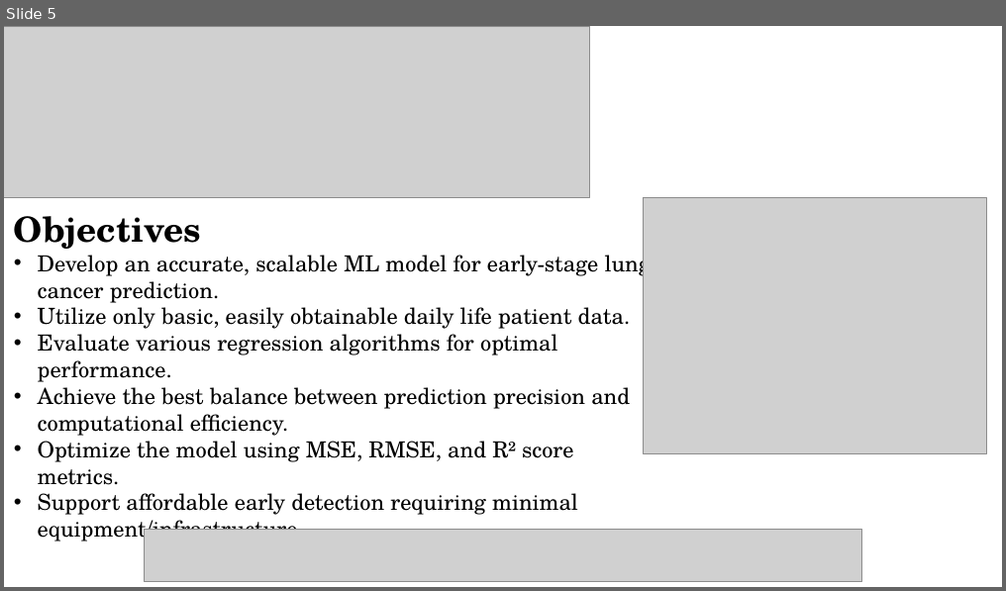
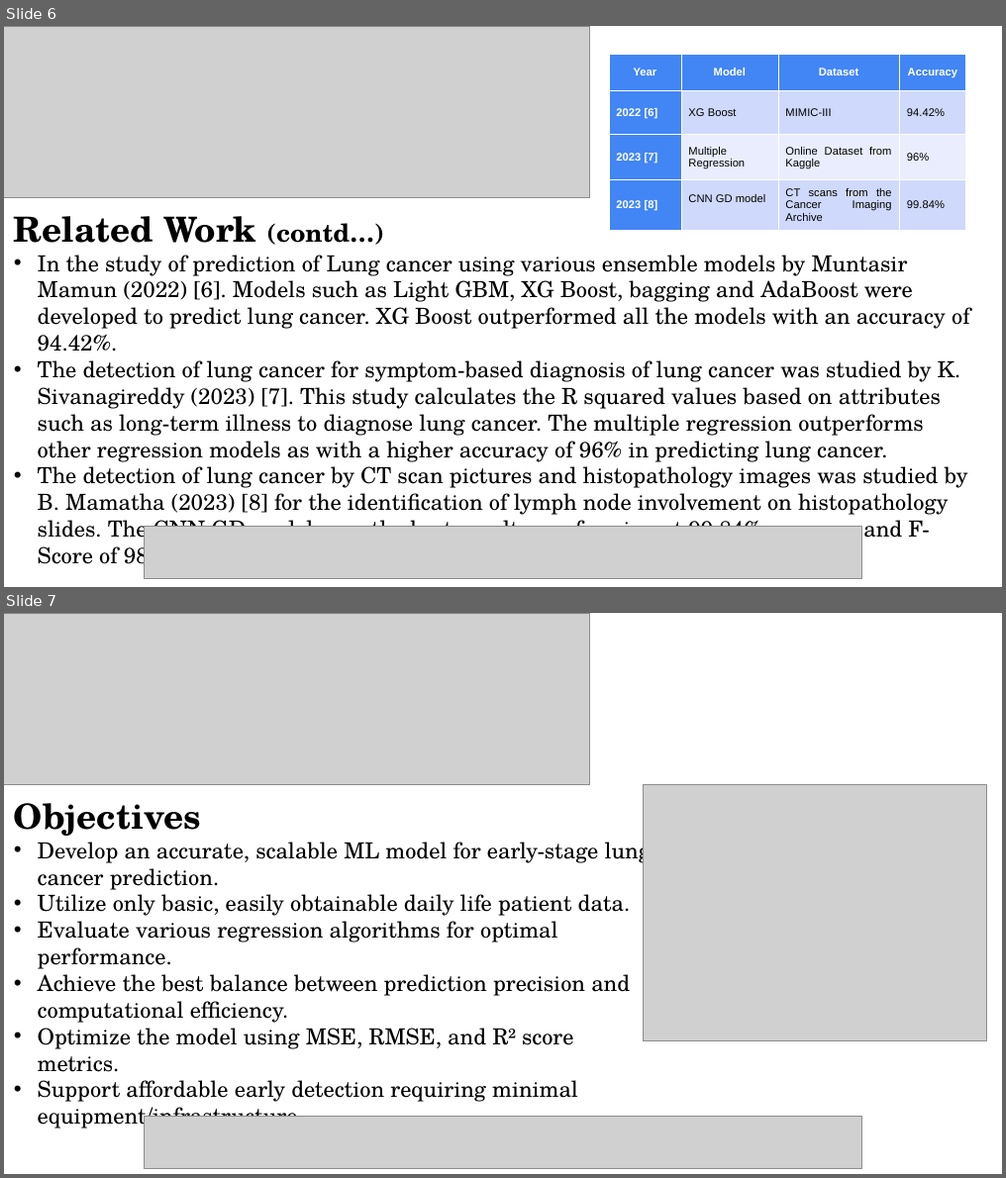
Before and after one commit to aadipoddar/Lung-Cancer-ML, a slide deck: Paper Presentation Template_NMITCON2025[1].ppt. Shown one above the other, each under a label of ours: slide 5 before the commit, slides 6 and 7 after it. The pictures are 1006x591 and 1006x1178 pixels, drawn with LibreOffice and Linux fonts; fonts in the diff are those of the drawing; grey boxes stand for pictures. Boxes give left, top, right and bottom in pixels: in the first picture for what was removed or moved away, otherwise in the second. Text is boxed around its words. In the diff, an @@ line names an element or a change of style, - is before the commit and + after.

```diff
--- a/Paper Presentation Template_NMITCON2025[1].ppt
+++ b/Paper Presentation Template_NMITCON2025[1].ppt
@@ slide 6 added at (4,26,1002,587), background #FFFFFF @@
@@ picture added at (4,26,590,197) @@
@@ table added at (609,54,965,225), 4 rows, 4 columns @@
+Year | Model | Dataset | Accuracy
+2022 [6] | XG Boost | MIMIC-III | 94.42%
+2023 [7] | Multiple Regression | Online Dataset from Kaggle | 96%
+2023 [8] | CNN GD model | CT scans from the Cancer Imaging Archive | 99.84%
@@ text added at (14,216,970,570), 16 pt, text #000000 @@
+Related Work (contd…)
+• In the study of prediction of Lung cancer using various ensemble models by Muntasir Mamun (2022) [6]. Models such as Light GBM, XG Boost, bagging and AdaBoost were developed to predict lung cancer. XG Boost outperformed all the models with an accuracy of 94.42%.
+• The detection of lung cancer for symptom-based diagnosis of lung cancer was studied by K. Sivanagireddy (2023) [7]. This study calculates the R squared values based on attributes such as long-term illness to diagnose lung cancer. The multiple regression outperforms other regression models as with a higher accuracy of 96% in predicting lung cancer.
+• The detection of lung cancer by CT scan pictures and histopathology images was studied by B. Mamatha (2023) [8] for the identification of lymph node involvement on histopathology slides. The CNN GD model gave the best results, performing at 99.84% accuracy and F-Score of 98.25%
@@ picture added at (145,526,862,578) @@
@@ what was slide 5 is now slide 7 @@
```
Also in this commit, not shown: 5 slides changed, 4 other slides added, 1 other file.
